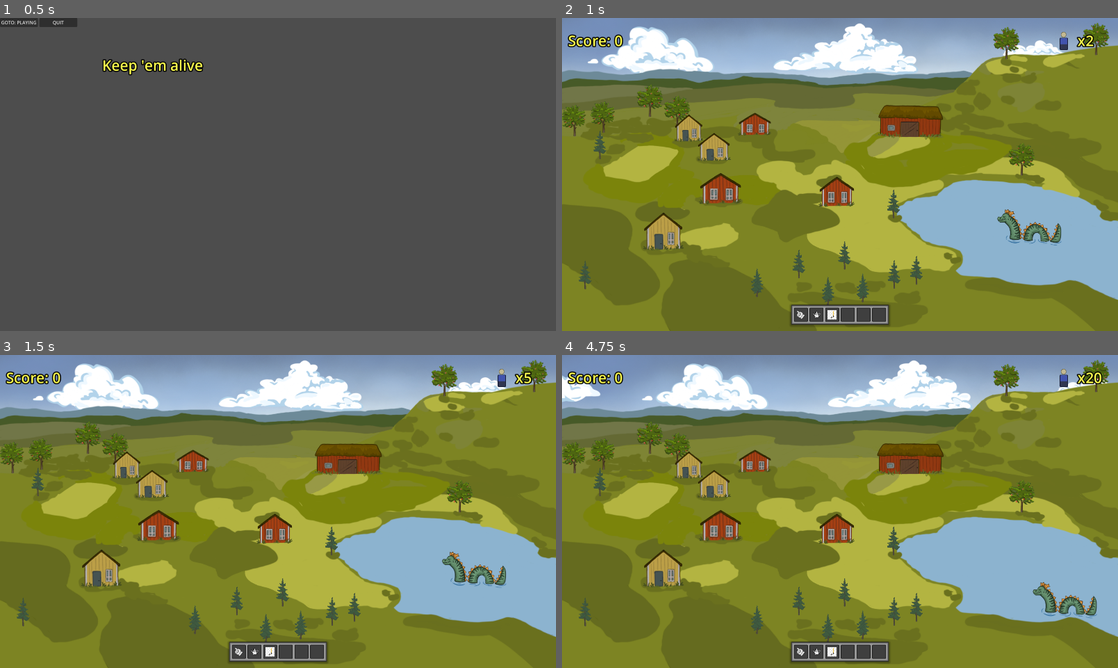
Above: before the commit, frames 1-4 (two rows, left to right).
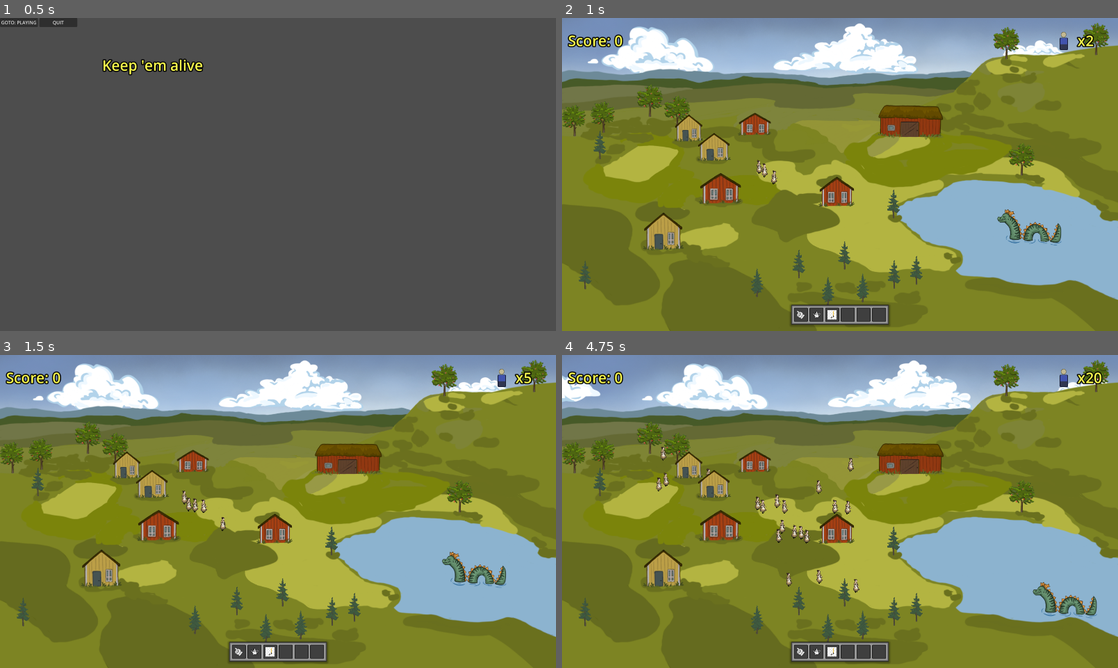
Above: after the commit, the same moments.

Repository: arget4me/cosyville
Game: Godot game, scene res://Scenes/main_scene.tscn
Same seed, same stepped clock (60 frames per second), same inputs: the game is played once before the commit and once after it.
Inputs (mouse positions are in pixels of both pictures, inside the frame that each line leads up to):
- Up to frame 1 (0.5 s): no input
- Up to frame 2 (1 s): click "GOTO: PLAYING" at 0.5 s
- Up to frame 3 (1.5 s): move the mouse to (194, 621) at 1.27 s; press the mouse at (194, 621) at 1.28 s; hold Right (ui_right) from 1.28 s (still down)
- Up to frame 4 (4.75 s): move the mouse to (828, 630) at 2.02 s; release Right (ui_right) at 2.03 s; release the mouse at (828, 630) at 2.03 s; hold Down (ui_down) 2.03-2.78 s; click (828, 630) at 2.1 s; move the mouse to (845, 592) at 2.77 s; press the mouse at (845, 592) at 2.78 s; hold Right (ui_right) 2.78-3.53 s; move the mouse to (862, 624) at 3.52 s; release the mouse at (862, 624) at 3.53 s; hold Up (ui_up) 3.53-4.28 s; click (862, 624) at 3.6 s; move the mouse to (801, 602) at 4.27 s; press the mouse at (801, 602) at 4.28 s; hold Left (ui_left) from 4.28 s (still down)

Frame 1 is identical in both runs. In frame 2, less than 0.1% of the frame differs, in the area x 35-39%, y 45-54%; in frame 3, 0.2%; in frame 4, 0.6%, in the area x 16-54%, y 29-76%.

Commit message:
Fix animation miss

Diff:
--- a/Scenes/villager_instance.tscn
+++ b/Scenes/villager_instance.tscn
@@ -48,6 +48,18 @@
 "update": 0,
 "values": [0.0, -0.0750492, 0.0, 0.0750492]
 }
+tracks/3/type = "value"
+tracks/3/imported = false
+tracks/3/enabled = true
+tracks/3/path = NodePath("SpriteAnimPivot/Sprite2D:self_modulate")
+tracks/3/interp = 1
+tracks/3/loop_wrap = true
+tracks/3/keys = {
+"times": PackedFloat32Array(0),
+"transitions": PackedFloat32Array(1),
+"update": 0,
+"values": [Color(1, 1, 1, 1)]
+}
 
 [sub_resource type="Animation" id="Animation_4nbdj"]
 length = 0.001
@@ -61,7 +73,7 @@
 "times": PackedFloat32Array(0),
 "transitions": PackedFloat32Array(1),
 "update": 0,
-"values": [Vector2(0, -7.19)]
+"values": [Vector2(0, 0)]
 }
 tracks/1/type = "value"
 tracks/1/imported = false
@@ -73,7 +85,7 @@
 "times": PackedFloat32Array(0),
 "transitions": PackedFloat32Array(1),
 "update": 0,
-"values": [-0.0750492]
+"values": [0.0]
 }
 tracks/2/type = "value"
 tracks/2/imported = false
@@ -85,19 +97,19 @@
 "times": PackedFloat32Array(0),
 "transitions": PackedFloat32Array(1),
 "update": 1,
-"values": [1]
-}
-tracks/3/type = "value"
-tracks/3/imported = false
-tracks/3/enabled = true
-tracks/3/path = NodePath("SpriteAnimPivot/Sprite2D:self_modulate")
-tracks/3/interp = 1
-tracks/3/loop_wrap = true
-tracks/3/keys = {
-"times": PackedFloat32Array(0),
-"transitions": PackedFloat32Array(1),
-"update": 0,
-"values": [Color(1, 1, 1, 0)]
+"values": [0]
+}
+tracks/3/type = "value"
+tracks/3/imported = false
+tracks/3/enabled = true
+tracks/3/path = NodePath("SpriteAnimPivot/Sprite2D:self_modulate")
+tracks/3/interp = 1
+tracks/3/loop_wrap = true
+tracks/3/keys = {
+"times": PackedFloat32Array(0),
+"transitions": PackedFloat32Array(1),
+"update": 0,
+"values": [Color(1, 1, 1, 1)]
 }
 
 [sub_resource type="Animation" id="Animation_on68u"]
@@ -140,6 +152,18 @@
 "update": 0,
 "values": [0.0, -0.616101, -0.680678, 0.443314]
 }
+tracks/3/type = "value"
+tracks/3/imported = false
+tracks/3/enabled = true
+tracks/3/path = NodePath("SpriteAnimPivot/Sprite2D:self_modulate")
+tracks/3/interp = 1
+tracks/3/loop_wrap = true
+tracks/3/keys = {
+"times": PackedFloat32Array(0),
+"transitions": PackedFloat32Array(1),
+"update": 0,
+"values": [Color(1, 1, 1, 1)]
+}
 
 [sub_resource type="Animation" id="Animation_i8ni3"]
 resource_name = "Walk_Wood"
@@ -181,6 +205,18 @@
 "update": 0,
 "values": [0.0, -0.0750492, 0.0, 0.0750492]
 }
+tracks/3/type = "value"
+tracks/3/imported = false
+tracks/3/enabled = true
+tracks/3/path = NodePath("SpriteAnimPivot/Sprite2D:self_modulate")
+tracks/3/interp = 1
+tracks/3/loop_wrap = true
+tracks/3/keys = {
+"times": PackedFloat32Array(0),
+"transitions": PackedFloat32Array(1),
+"update": 0,
+"values": [Color(1, 1, 1, 1)]
+}
 
 [sub_resource type="Animation" id="Animation_h4jm1"]
 resource_name = "Walk_Fish"
@@ -222,6 +258,18 @@
 "update": 0,
 "values": [0.0, -0.0750492, 0.0, 0.0750492]
 }
+tracks/3/type = "value"
+tracks/3/imported = false
+tracks/3/enabled = true
+tracks/3/path = NodePath("SpriteAnimPivot/Sprite2D:self_modulate")
+tracks/3/interp = 1
+tracks/3/loop_wrap = true
+tracks/3/keys = {
+"times": PackedFloat32Array(0),
+"transitions": PackedFloat32Array(1),
+"update": 0,
+"values": [Color(1, 1, 1, 1)]
+}
 
 [sub_resource type="Animation" id="Animation_4257e"]
 resource_name = "Do_Fishing"
@@ -251,6 +299,18 @@
 "update": 0,
 "values": [0.0, 0.0523599, -0.239692, 0.0698132]
 }
+tracks/2/type = "value"
+tracks/2/imported = false
+tracks/2/enabled = true
+tracks/2/path = NodePath("SpriteAnimPivot/Sprite2D:self_modulate")
+tracks/2/interp = 1
+tracks/2/loop_wrap = true
+tracks/2/keys = {
+"times": PackedFloat32Array(0),
+"transitions": PackedFloat32Array(1),
+"update": 0,
+"values": [Color(1, 1, 1, 1)]
+}
 
 [sub_resource type="Animation" id="Animation_07kxa"]
 resource_name = "Death"
@@ -298,10 +358,10 @@
 tracks/3/interp = 1
 tracks/3/loop_wrap = true
 tracks/3/keys = {
-"times": PackedFloat32Array(0.7, 1.13333),
-"transitions": PackedFloat32Array(1, 1),
-"update": 0,
-"values": [Color(1, 1, 1, 1), Color(1, 1, 1, 0)]
+"times": PackedFloat32Array(0, 0.7, 1.13333),
+"transitions": PackedFloat32Array(1, 1, 1),
+"update": 0,
+"values": [Color(1, 1, 1, 1), Color(1, 1, 1, 1), Color(1, 1, 1, 0)]
 }
 
 [sub_resource type="AnimationLibrary" id="AnimationLibrary_a1kex"]
@@ -321,12 +381,21 @@
 collision_layer = 2
 script = ExtResource("1_m4to7")
 
+[node name="DeathGhost" type="Sprite2D" parent="."]
+visible = false
+y_sort_enabled = true
+texture_filter = 5
+rotation = -1.19206
+scale = Vector2(2, 2)
+texture = ExtResource("2_wkmtr")
+offset = Vector2(0, -39.525)
+hframes = 4
+vframes = 8
+frame = 3
+
 [node name="SpriteAnimPivot" type="Node2D" parent="."]
-position = Vector2(0, -7.19)
-rotation = -0.0750492
 
 [node name="Sprite2D" type="Sprite2D" parent="SpriteAnimPivot"]
-self_modulate = Color(1, 1, 1, 0)
 y_sort_enabled = true
 texture_filter = 5
 scale = Vector2(2, 2)
@@ -334,7 +403,6 @@
 offset = Vector2(0, -39.525)
 hframes = 4
 vframes = 8
-frame = 1
 
 [node name="CollisionShape2D" type="CollisionShape2D" parent="."]
 position = Vector2(0, -39.185)
